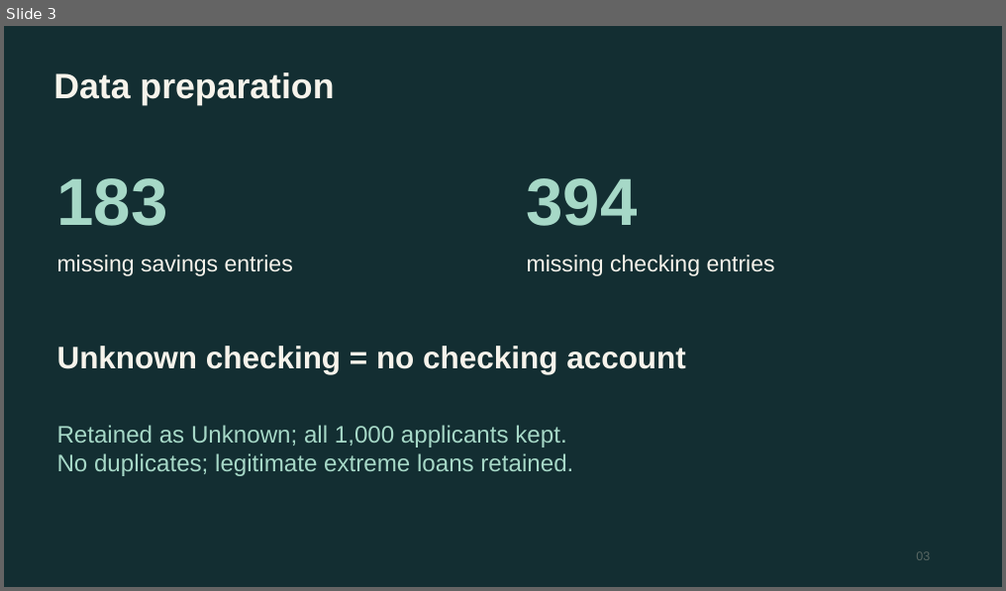
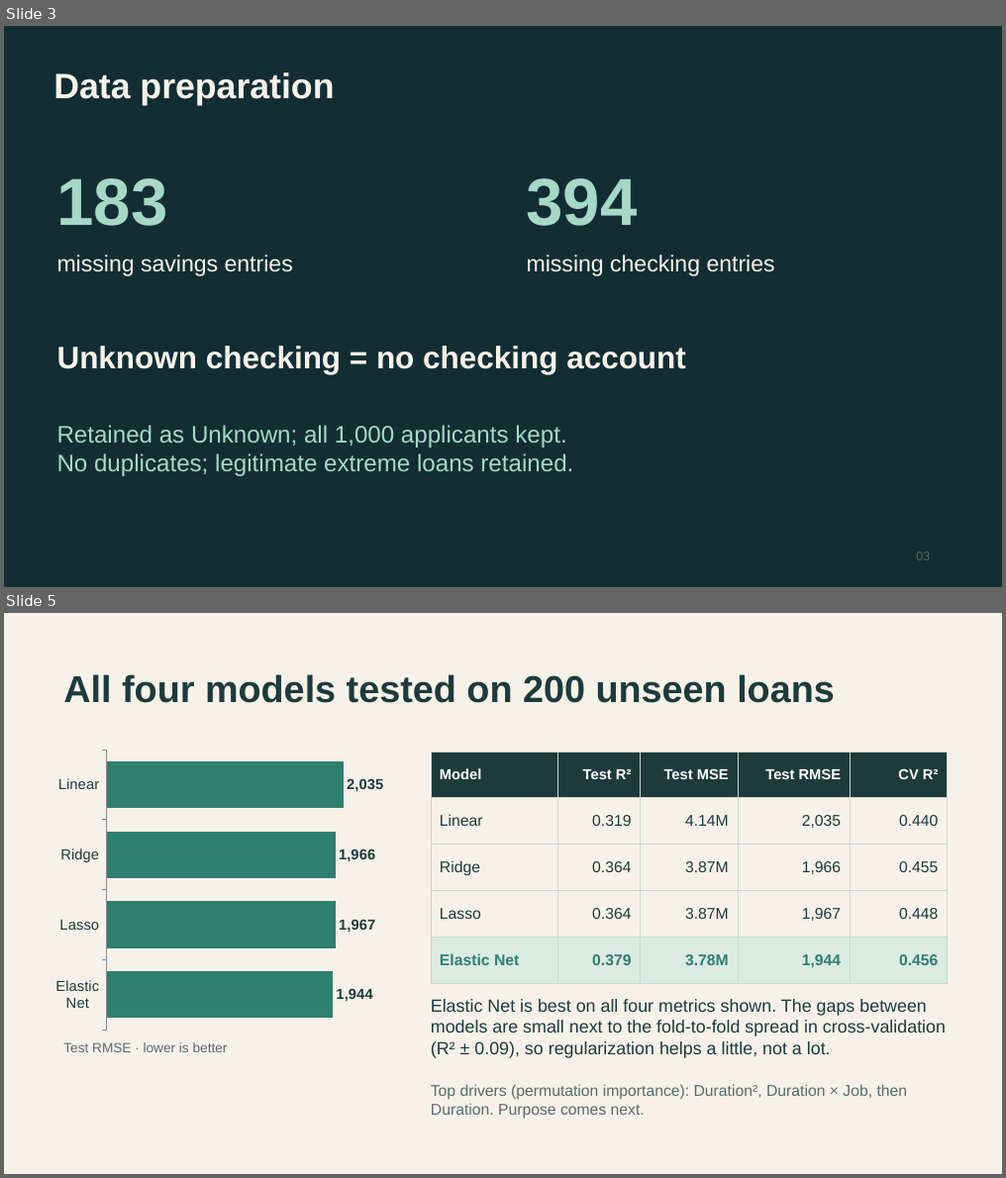
Before and after one commit to lebm646/MSCS_634_Deliverable_4, a slide deck: MSCS_634_Presentation.pptx. Shown one above the other, each under a label of ours: slide 3 before the commit, slides 3 and 5 after it; the slides between them are not shown. The pictures are 1006x591 and 1006x1178 pixels, drawn with LibreOffice and Linux fonts; fonts in the diff are those of the drawing. Boxes give left, top, right and bottom in pixels: in the first picture for what was removed or moved away, otherwise in the second. Text is boxed around its words. In the diff, an @@ line names an element or a change of style, - is before the commit and + after.

```diff
--- a/MSCS_634_Presentation.pptx
+++ b/MSCS_634_Presentation.pptx
@@ slide 5 added at [4, 613, 1002, 1174], background #F6F2EA @@
@@ text added at [63, 674, 835, 703], 36 pt, text #1D3B3A, bold @@
+All four models tested on 200 unseen loans
@@ bar chart added at [49, 744, 393, 1036] @@
+categories: Linear, Ridge, Lasso, Elastic Net
+Series 1: 2035, 1966, 1967, 1944
@@ table added at [431, 752, 947, 983], 5 rows, 5 columns @@
+Model | Test R² | Test MSE | Test RMSE | CV R²
+Linear | 0.319 | 4.14M | 2,035 | 0.440
+Ridge | 0.364 | 3.87M | 1,966 | 0.455
+Lasso | 0.364 | 3.87M | 1,967 | 0.448
+Elastic Net | 0.379 | 3.78M | 1,944 | 0.456
@@ text added at [431, 999, 945, 1059], 17 pt, text #1D3B3A @@
+Elastic Net is best on all four metrics shown. The gaps between models are small next to the fold-to-fold spread in cross-validation (R² ± 0.09), so regularization helps a little, not a lot.
@@ text added at [63, 1043, 228, 1053], 13 pt, text #5A6B6A @@
+Test RMSE · lower is better
@@ text added at [431, 1084, 908, 1119], 15 pt, text #5A6B6A @@
+Top drivers (permutation importance): Duration², Duration × Job, then Duration. Purpose comes next.
```
Also in this commit, not shown: 2 other slides added, 2 slides removed.
